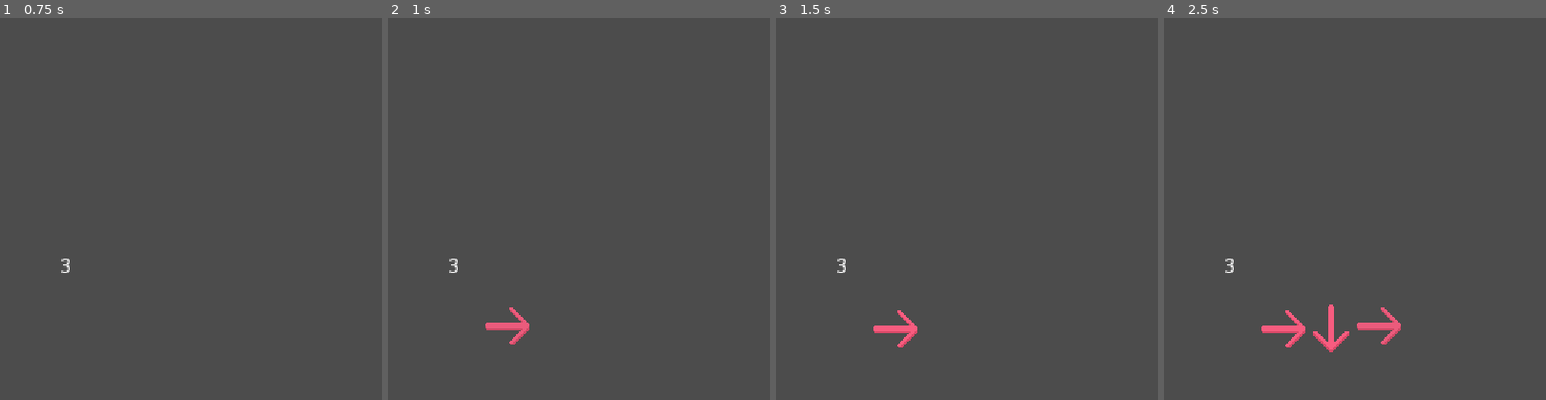
Above: before the commit, frames 1-4 (left to right).
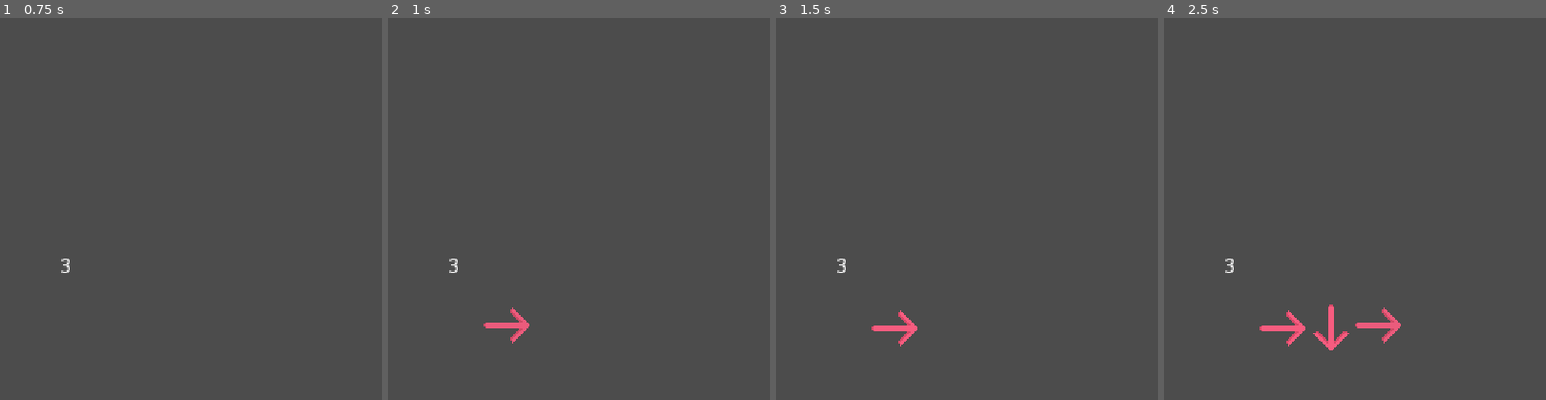
Above: after the commit, the same moments.

Repository: mharitsnf/STACC
Game: Godot game, scene res://src/main/Game.tscn
The game is run twice, just before and just after one commit, with the same random seed, the same clock (stepped at 60 frames per second) and the same inputs. The engine's default icon, where the game draws it, is replaced by a stand-in: a white triangle on a blue panel in a dark square.
Inputs:
- Up to frame 1 (0.75 s): tap Enter at 0.5 s; hold D (right) from 0.53 s (still down); tap Space (run_stack) at 0.6 s
- Up to frame 2 (1 s): keep holding D (right); tap Z (undo) at 0.8 s
- Up to frame 3 (1.5 s): release D (right) at 1.28 s; hold S (down) from 1.28 s (still down); tap Z (undo) at 1.35 s
- Up to frame 4 (2.5 s): tap Space (run_stack) at 1.55, 2.1 s; release S (down) at 2.03 s; hold D (right) from 2.03 s (still down); tap Z (undo) at 2.3 s
The pictures show only the part of the screen within x 0-50%, y 50-100%; the shares and areas given below are measured in that part.

Frame 1 is identical in both runs. In frame 2, 0.1% of the frame differs, in the area x 25-37%, y 75-86%; in frame 3, 0.1%; in frame 4, 0.4%, in the area x 25-62%, y 75-88%.

Commit message:
Improve HUD animation

Diff:
--- a/src/HUD/direction_indicator.gd
+++ b/src/HUD/direction_indicator.gd
@@ -1,19 +1,7 @@
 extends TextureRect
 
 
-const TEXTURES = [
-	"res://assets/arrow-up.png",
-	"res://assets/arrow-down.png",
-	"res://assets/arrow-right.png",
-	"res://assets/arrow-left.png"
-]
-enum ArrowDirections { UP, DOWN, RIGHT, LEFT }
-export (ArrowDirections) var arrow_direction
-
-
 func _ready():
-	var tex = load(TEXTURES[arrow_direction])
-	texture = tex
 	self_modulate = Color(1, 1, 1, 0)
 
 	$Tween.interpolate_property(self, 'self_modulate', self_modulate, Color(1, 1, 1, 1), .2, Tween.TRANS_CUBIC, Tween.EASE_OUT)
--- a/src/main/grid.gd
+++ b/src/main/grid.gd
@@ -31,12 +31,7 @@
 	var stack = $CanvasLayer/Control/Stack
 
 	var direction_indicator = DIRECTION_INDICATOR.instance()
-
-	match direction:
-		Vector2.UP: direction_indicator.arrow_direction = 0
-		Vector2.DOWN: direction_indicator.arrow_direction = 1
-		Vector2.RIGHT: direction_indicator.arrow_direction = 2
-		Vector2.LEFT: direction_indicator.arrow_direction = 3
+	direction_indicator.rect_rotation = int(rad2deg(Vector2.ZERO.angle_to_point(direction))) - 90
 
 	var stack_child_count = stack.get_child_count()
 	if stack_child_count > 0:
--- a/src/player/player.gd
+++ b/src/player/player.gd
@@ -44,9 +44,6 @@
 	handle_move(direction)
 	yield(self, "move_done")
 
-	if is_winning:
-		Globals.emit_signal("next_level")
-
 	if is_falling:
 		Globals.emit_signal("reset_level")
 
@@ -57,6 +54,9 @@
 
 	is_running = false
 
+	if is_winning:
+		Globals.emit_signal("next_level")
+
 
 func run_undo():
 	is_running = true
@@ -66,9 +66,6 @@
 	handle_move(direction)
 	yield(self, "move_done")
 
-	if is_winning:
-		Globals.emit_signal("next_level")
-
 	if is_falling:
 		Globals.emit_signal("reset_level")
 
@@ -76,6 +73,10 @@
 	yield(parent, "remove_stack_done")
 
 	is_running = false
+
+	if is_winning:
+		Globals.emit_signal("next_level")
+
 
 func run_stack():
 	is_running = true
@@ -91,13 +92,13 @@
 		parent.remove_stack_hud()
 		yield(parent, "remove_stack_done")
 
-	if is_winning:
-		Globals.emit_signal("next_level")
-
 	if is_falling:
 		Globals.emit_signal("reset_level")
 
 	is_running = false
+
+	if is_winning:
+		Globals.emit_signal("next_level")
 
 
 func handle_move(direction):
